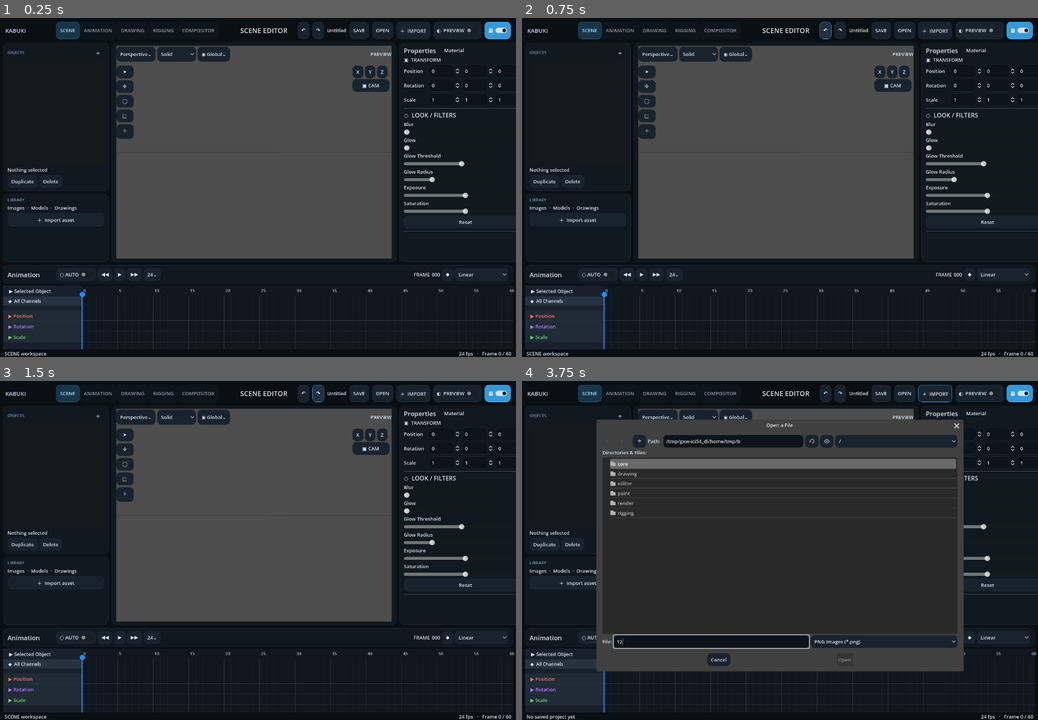
Above: before the commit, frames 1-4 (two rows, left to right).
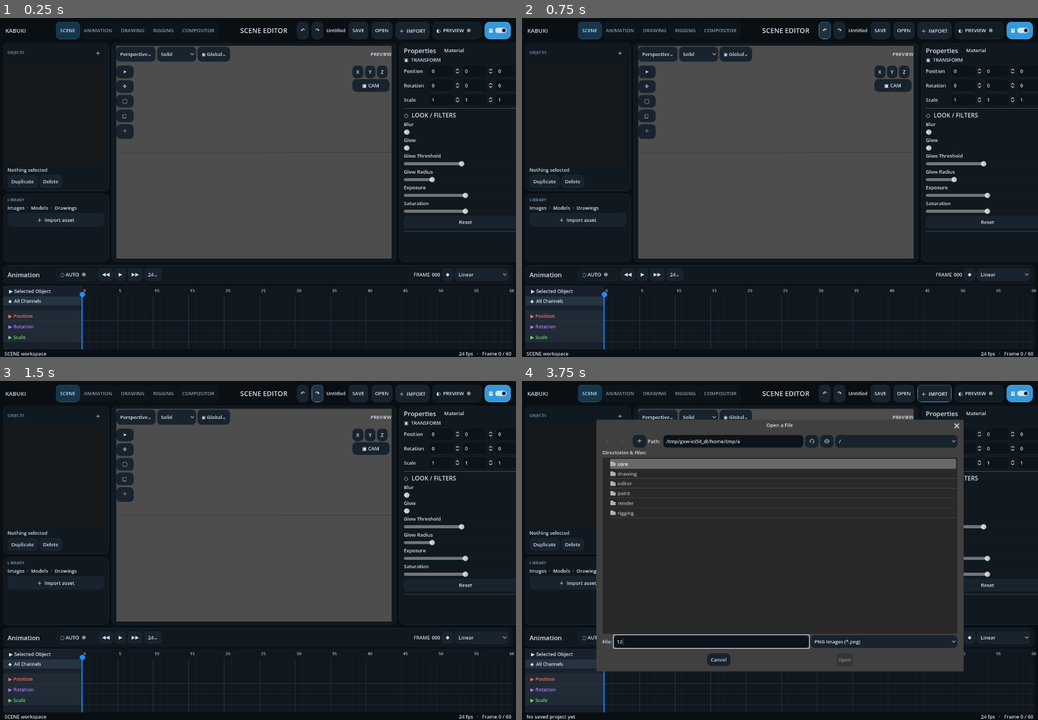
Above: after the commit, the same moments.

Repository: Onnevan/Kabuki
Game: Godot game, scene res://editor/main.tscn
Same seed, same stepped clock (60 frames per second), same inputs: the game is played once before the commit and once after it.
Inputs (mouse positions are in pixels of both pictures, inside the frame that each line leads up to):
- Up to frame 1 (0.25 s): no input
- Up to frame 2 (0.75 s): click "↶" at 0.5 s
- Up to frame 3 (1.5 s): click "↷" at 1.25 s
- Up to frame 4 (3.75 s): click "OPEN" at 2 s; click "＋ IMPORT" at 2.75 s; click (712, 642) at 3.52 s; type "12" at 3.6 s

The runs differ from the first frame. In frame 1, 0.3% of the frame differs, in the area x 11-99%, y 1-77%; in frame 2, 0.3%; in frame 3, 0.3%; in frame 4, 0.2%.

Commit message:
Push Kabuki theme toward tactile app controls

Diff:
--- a/editor/kabuki_theme.gd
+++ b/editor/kabuki_theme.gd
@@ -42,12 +42,15 @@
 	t.set_stylebox("hover","OptionButton",box(CONTROL_HOVER,10,STROKE,10))
 	t.set_stylebox("normal","MenuButton",box(CONTROL,10,STROKE_SOFT,10))
 	t.set_stylebox("hover","MenuButton",box(CONTROL_HOVER,10,STROKE,10))
-	t.set_stylebox("normal","CheckButton",box(CONTROL,10,STROKE_SOFT,9))
-	t.set_stylebox("hover","CheckButton",box(CONTROL_HOVER,10,STROKE,9))
+	t.set_stylebox("normal","CheckButton",box("#121C25",12,STROKE_SOFT,10))
+	t.set_stylebox("hover","CheckButton",box(CONTROL_HOVER,12,STROKE,10))
+	t.set_stylebox("pressed","CheckButton",box(ACCENT,12,ACCENT_HOVER,10))
 	t.set_stylebox("panel","PanelContainer",box(PANEL,12,STROKE_SOFT,12))
 	t.set_stylebox("normal","LineEdit",box("#0C131A",9,STROKE_SOFT,8))
-	t.set_stylebox("normal","ItemList",box("#0C131A",10,"",8))
-	t.set_stylebox("focus","ItemList",box("#0C131A",10,STROKE,8))
+	t.set_stylebox("normal","ItemList",box("#0C131A",12,"",10))
+	t.set_stylebox("focus","ItemList",box("#0C131A",12,"",10))
+	t.set_stylebox("selected","ItemList",box("#17364A",8,"",8))
+	t.set_stylebox("selected_focus","ItemList",box("#17364A",8,"#285B78",8))
 	t.set_color("font_selected_color","TabBar",Color("#A7DAFA"))
 	t.set_color("font_unselected_color","TabBar",Color("#8C9AA7"))
 	t.set_stylebox("tab_selected","TabBar",box("#17364A",10,"#24506A",11))
@@ -55,6 +58,6 @@
 	t.set_stylebox("tab_hovered","TabBar",box(PANEL_RAISED,10,"",11))
 	t.set_color("font_color","TooltipLabel",text)
 	t.set_stylebox("panel","TooltipPanel",box("#18232DEB",9,STROKE,8))
-	t.set_constant("h_separation","HBoxContainer",8)
-	t.set_constant("v_separation","VBoxContainer",8)
+	t.set_constant("h_separation","HBoxContainer",10)
+	t.set_constant("v_separation","VBoxContainer",10)
 	return t
